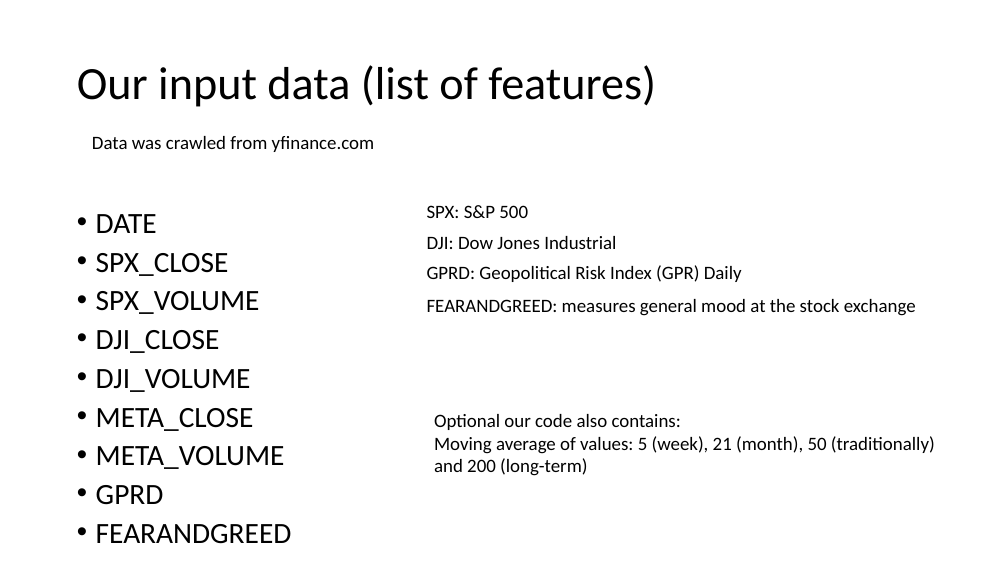
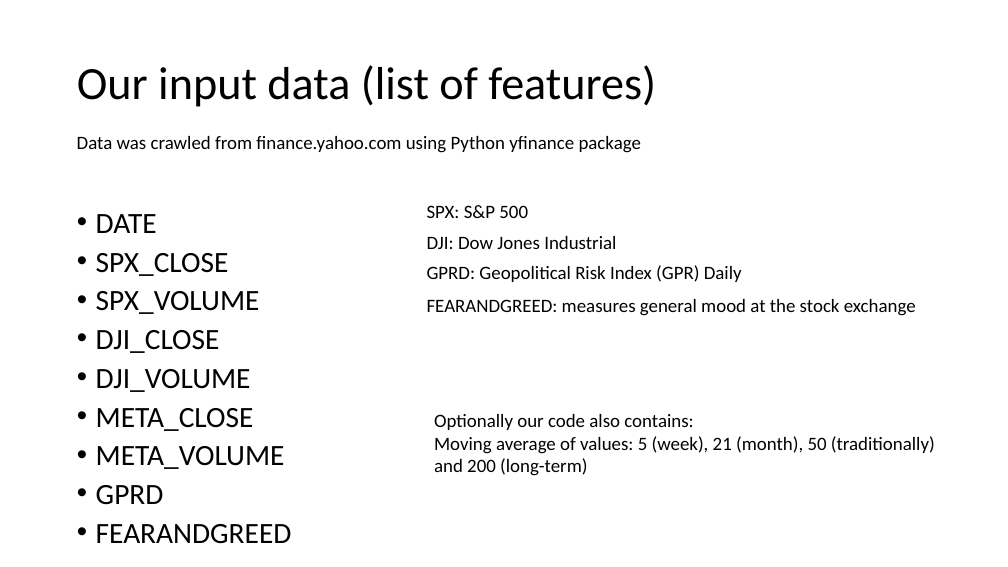
Before and after one commit to sfremerey/backprophet, a slide deck: slide 3 of Backprophet.pptx. Drawn at 1008x567 pixels with LibreOffice and Linux fonts; fonts in the diff are those of the drawing. Boxes give left, top, right and bottom in pixels: in the first picture for what was removed or moved away, otherwise in the second. Text is boxed around its words. In the diff, an @@ line names an element or a change of style, - is before the commit and + after.

```diff
--- a/Backprophet.pptx
+++ b/Backprophet.pptx
@@ text at <box>77,136,641,153</box>: text changed @@
-Data was crawled from yfinance.com
+Data was crawled from finance.yahoo.com using Python yfinance package
@@ text at <box>434,414,693,430</box>: text changed @@
-Optional our code also contains:
+Optionally our code also contains:
```
Also in this commit, not shown: 3 other slides changed, 5 slides added, 1 slide removed, 2 other files.
